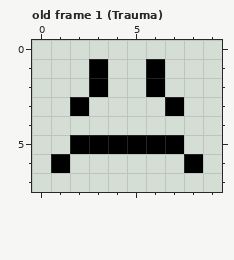
One commit to this pixel-art file: Digital Virtual Pets/do_not_build/aseprite/Minigame Assets/mood_trauma.aseprite. Above: the version before the commit.
10x8 pixels, 4 frames. Shown: old frame 1 (Trauma). The commit also changed other frames, which this record leaves out.
After:
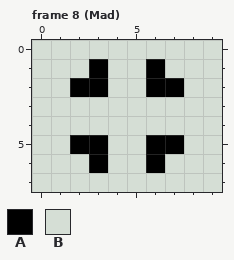
Palette (. is transparent): A #000000  B #d5ded5
A new or re-ordered frame is compared with the old frame closest to it.
Difference:
frames 4 -> 8
Frame 8 (Mad) is new; against old frame 1 (Trauma), layer "Layer 1":
Colour A replaces colour B in row 2 at x 2 and 7; in row 6 at x 3 and 6.
Colour B replaces colour A in row 3 at x 2 and 7; in row 5 at x 4 to 5; in row 6 at x 1 and 8.
Pixel boxes of the changes (left, top, right, bottom) in both pictures:
changed: (51, 78, 203, 173)
